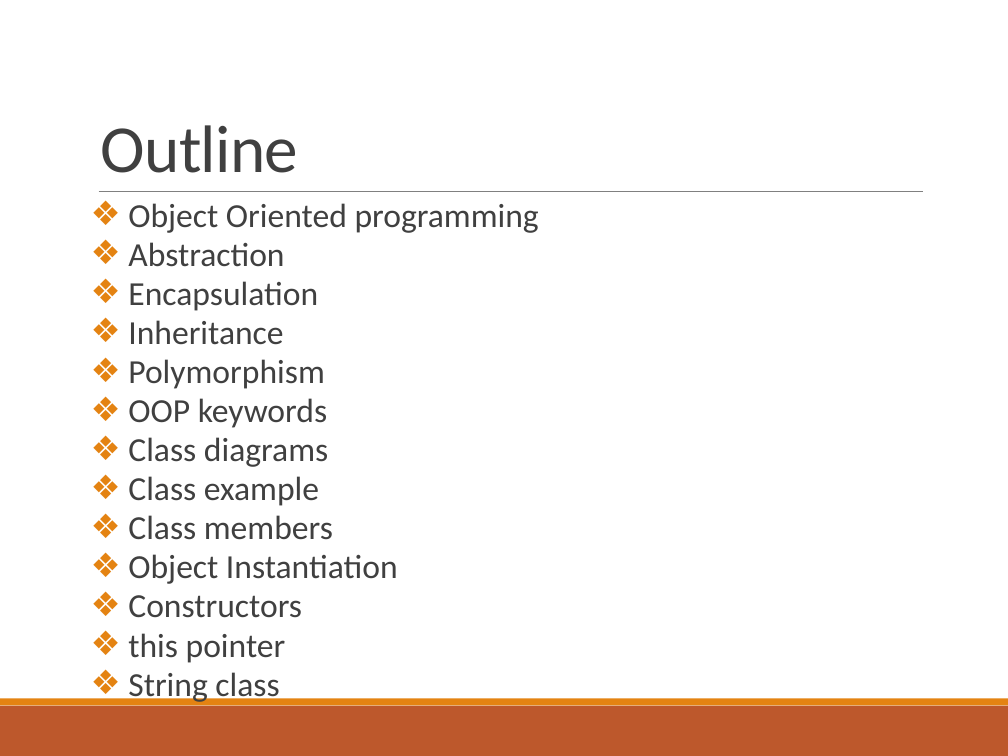
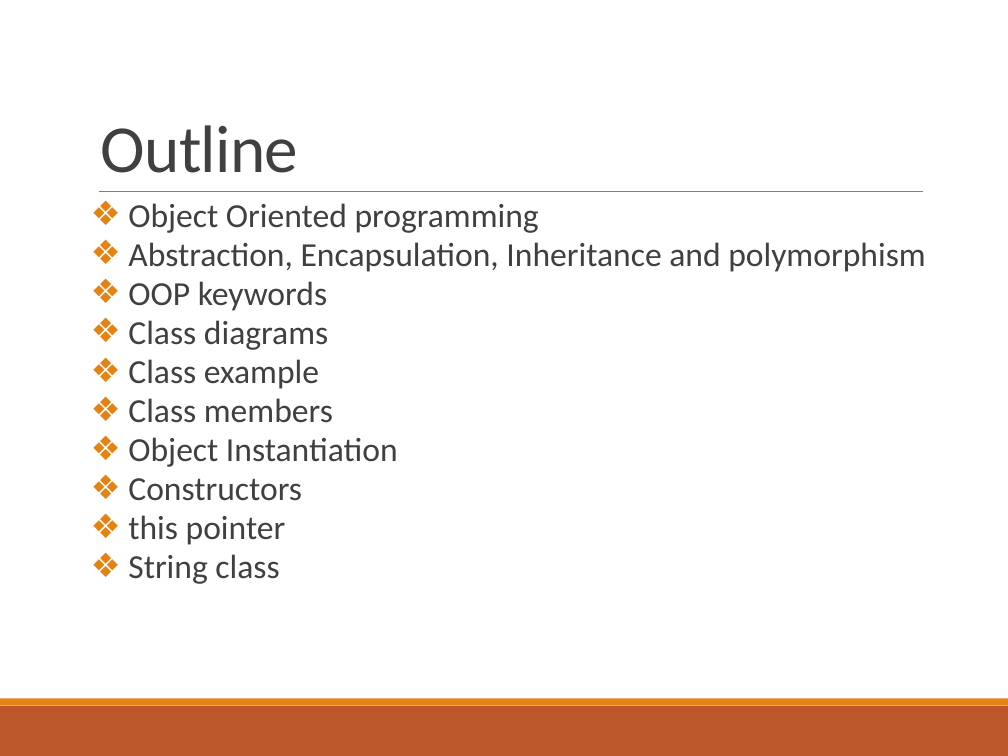
Before and after one commit to deeperj/dillinger, a slide deck: slide 2 of thesis/ukapp2/wqu_isc/sofware_design/Lesson 3 - Java.pptx. Drawn at 1008x756 pixels with LibreOffice and Linux fonts; fonts in the diff are those of the drawing. Boxes give left, top, right and bottom in pixels: in the first picture for what was removed or moved away, otherwise in the second. Text is boxed around its words. In the diff, an @@ line names an element or a change of style, - is before the commit and + after.

```diff
--- a/thesis/ukapp2/wqu_isc/sofware_design/Lesson 3 - Java.pptx
+++ b/thesis/ukapp2/wqu_isc/sofware_design/Lesson 3 - Java.pptx
@@ text at bbox=[128, 242, 925, 272]: text changed @@
-❖ Abstraction
-❖ Encapsulation
-❖ Inheritance
-❖ Polymorphism
+❖ Abstraction, Encapsulation, Inheritance and polymorphism
```
Also in this commit, not shown: 2 other slides changed, 5 other files.
